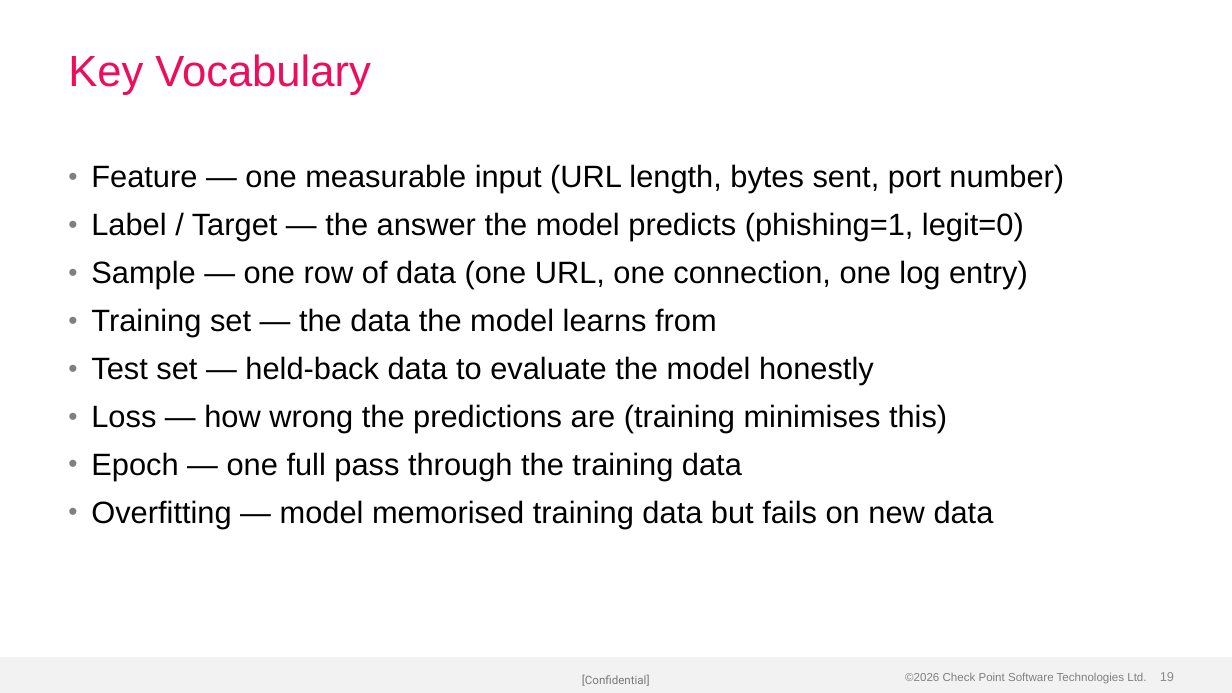
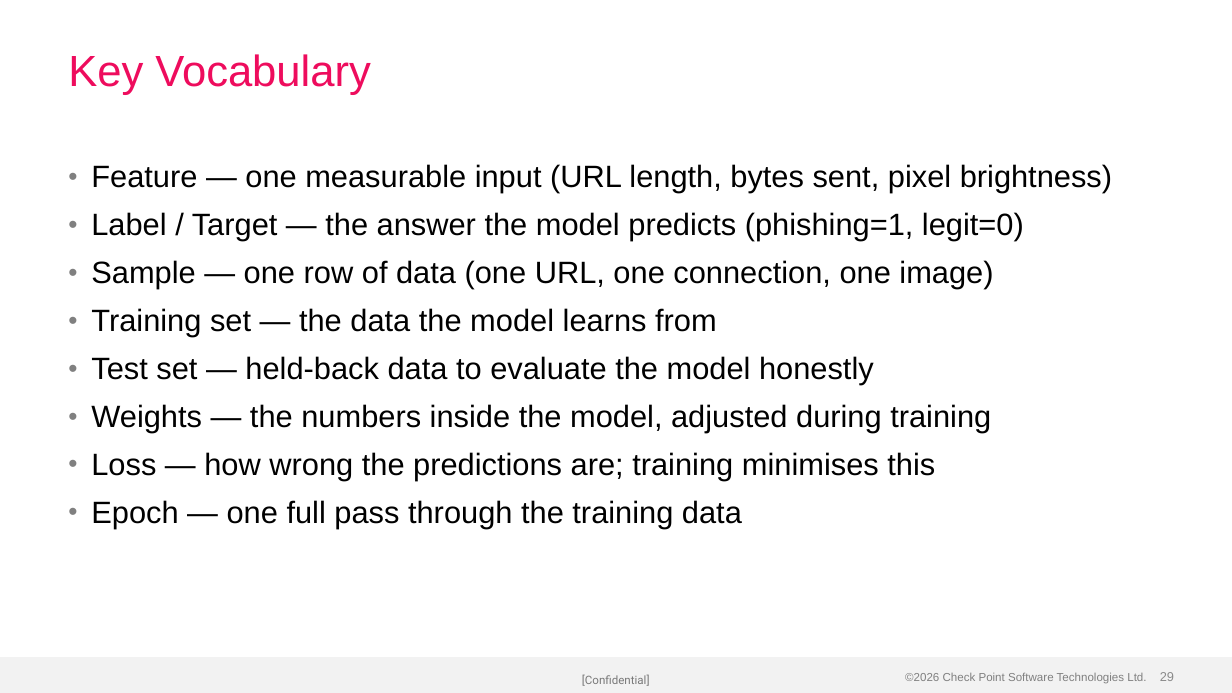
Before and after one commit to alshawwaf/ai-basic-training, a slide deck: slide 29 of stage1_classic_ml/01_what_is_ml/Lecture-1-What-is-ML.pptx (slide 19 before the commit). Drawn at 1232x693 pixels with LibreOffice and Linux fonts; fonts in the diff are those of the drawing; background and template pictures are left out. Boxes give left, top, right and bottom in pixels: in the first picture for what was removed or moved away, otherwise in the second. Text is boxed around its words. In the diff, an @@ line names an element or a change of style, - is before the commit and + after.

Commit message:
Rebuild Lecture-1-What-is-ML with richer content (36 slides)
Expanded from 25 to 36 slides with deeper coverage: EDA (class imbalance,
statistics, data leakage), the digits dataset, features vs labels, and
what the model actually sees. Content now matches the full lesson depth.

```diff
--- a/stage1_classic_ml/01_what_is_ml/Lecture-1-What-is-ML.pptx
+++ b/stage1_classic_ml/01_what_is_ml/Lecture-1-What-is-ML.pptx
@@ text at [91,164,1112,193]: text changed @@
-• Feature — one measurable input (URL length, bytes sent, port number)
+• Feature — one measurable input (URL length, bytes sent, pixel brightness)
@@ text at [91,260,993,289]: text changed @@
-• Sample — one row of data (one URL, one connection, one log entry)
+• Sample — one row of data (one URL, one connection, one image)
@@ text at [91,404,991,481]: text changed @@
-• Loss — how wrong the predictions are (training minimises this)
+• Weights — the numbers inside the model, adjusted during training
+• Loss — how wrong the predictions are; training minimises this
@@ text at [91,500,994,528]: paragraph removed @@
-• Overfitting — model memorised training data but fails on new data
@@ page number at [1160,672,1174,681]: text changed @@
-19
+29
```
Also in this commit, not shown: 17 other slides changed, 11 slides added.
